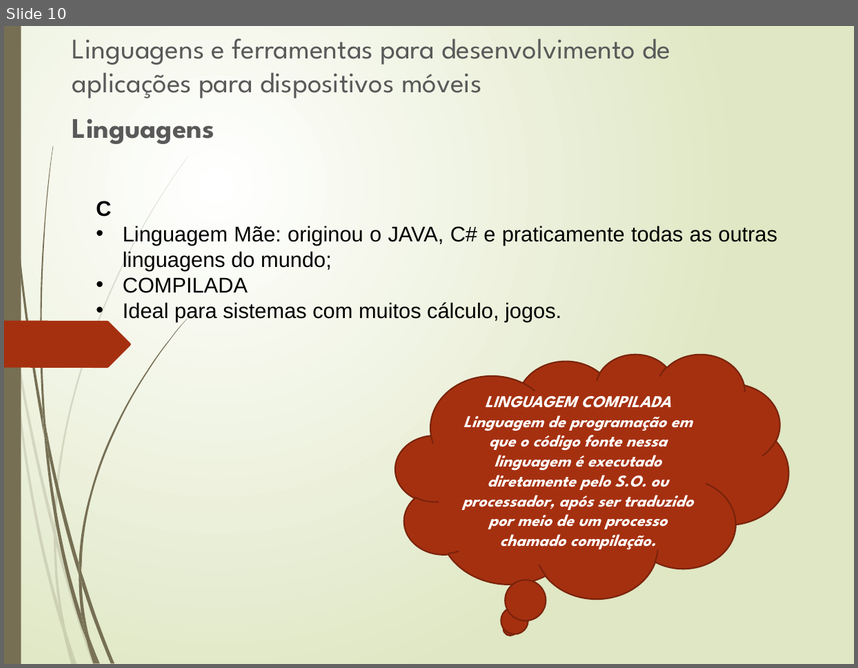
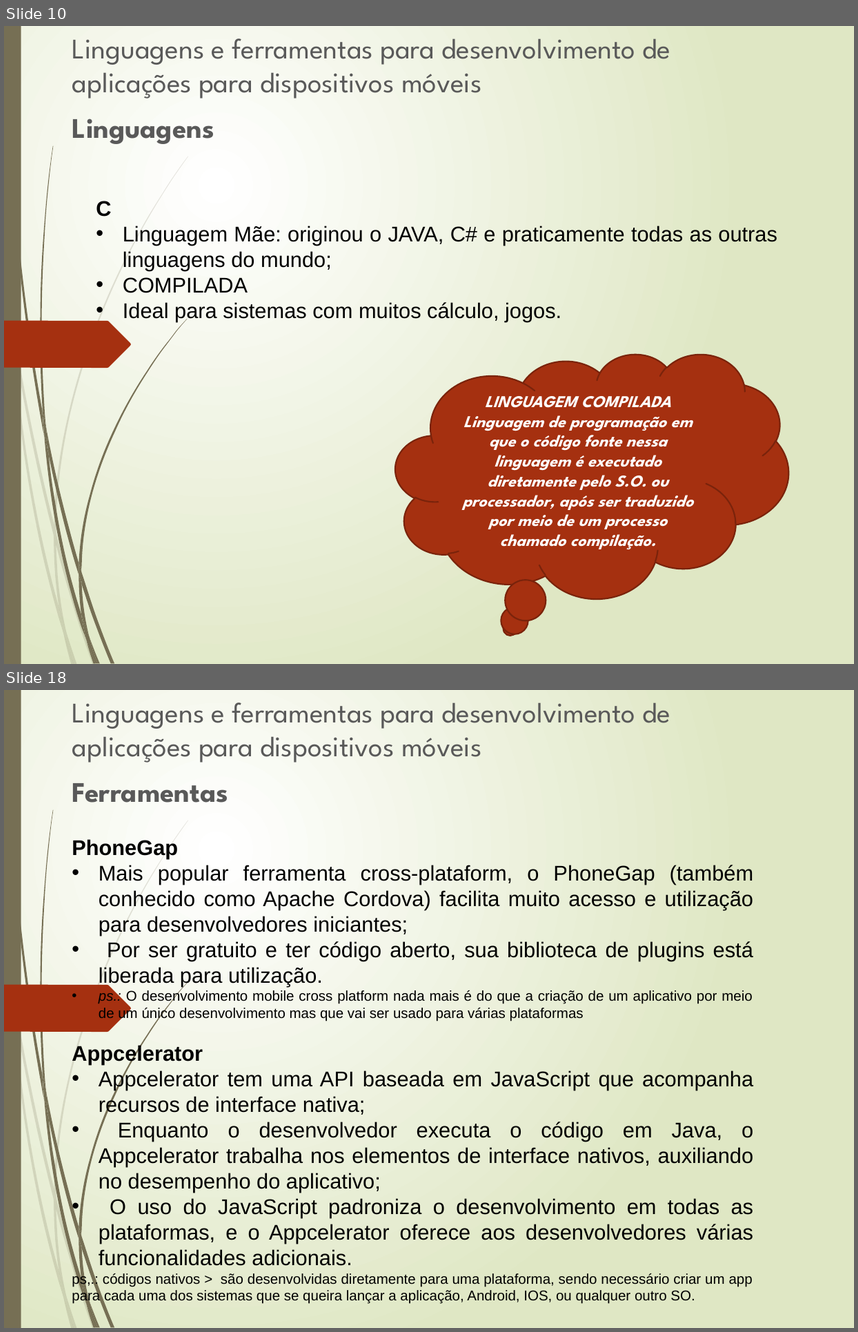
Before and after one commit to JBCFurtado/Mobile, a slide deck: Desenvolvimento para Dispositivos Móveis I/Aula_Disp_Móveis.pptx. Shown one above the other, each under a label of ours: slide 10 before the commit, slides 10 and 18 after it; the slides between them are not shown. The pictures are 858x668 and 858x1332 pixels, drawn with LibreOffice and Linux fonts; fonts in the diff are those of the drawing. Boxes give left, top, right and bottom in pixels: in the first picture for what was removed or moved away, otherwise in the second. Text is boxed around its words. In the diff, an @@ line names an element or a change of style, - is before the commit and + after.

```diff
--- a/Desenvolvimento para Dispositivos Móveis I/Aula_Disp_Móveis.pptx
+++ b/Desenvolvimento para Dispositivos Móveis I/Aula_Disp_Móveis.pptx
@@ slide 18 added at box(4, 690, 854, 1328), background gradient #FFFFFF to #DFE8C4; not listed: 24 template elements that a slide beside it also shows @@
@@ text added at box(72, 702, 671, 802), 24 pt, text #595959 @@
+Linguagens e ferramentas para desenvolvimento de aplicações para dispositivos móveis
+Ferramentas
@@ text added at box(72, 839, 753, 1021), 18 pt, text #000000 @@
+PhoneGap
+• Mais popular ferramenta cross-plataform, o PhoneGap (também conhecido como Apache Cordova) facilita muito acesso e utilização para desenvolvedores iniciantes;
+• Por ser gratuito e ter código aberto, sua biblioteca de plugins está liberada para utilização.
+• ps.: O desenvolvimento mobile cross platform nada mais é do que a criação de um aplicativo por meio de um único desenvolvimento mas que vai ser usado para várias plataformas
@@ text added at box(72, 1044, 754, 1303), 18 pt, text #000000 @@
+Appcelerator
+• Appcelerator tem uma API baseada em JavaScript que acompanha recursos de interface nativa;
+• Enquanto o desenvolvedor executa o código em Java, o Appcelerator trabalha nos elementos de interface nativos, auxiliando no desempenho do aplicativo;
+• O uso do JavaScript padroniza o desenvolvimento em todas as plataformas, e o Appcelerator oferece aos desenvolvedores várias funcionalidades adicionais.
+ps,.: códigos nativos > são desenvolvidas diretamente para uma plataforma, sendo necessário criar um app para cada uma dos sistemas que se queira lançar a aplicação, Android, IOS, ou qualquer outro SO.
```
Also in this commit, not shown: 1 slide changed, 12 other slides added.
